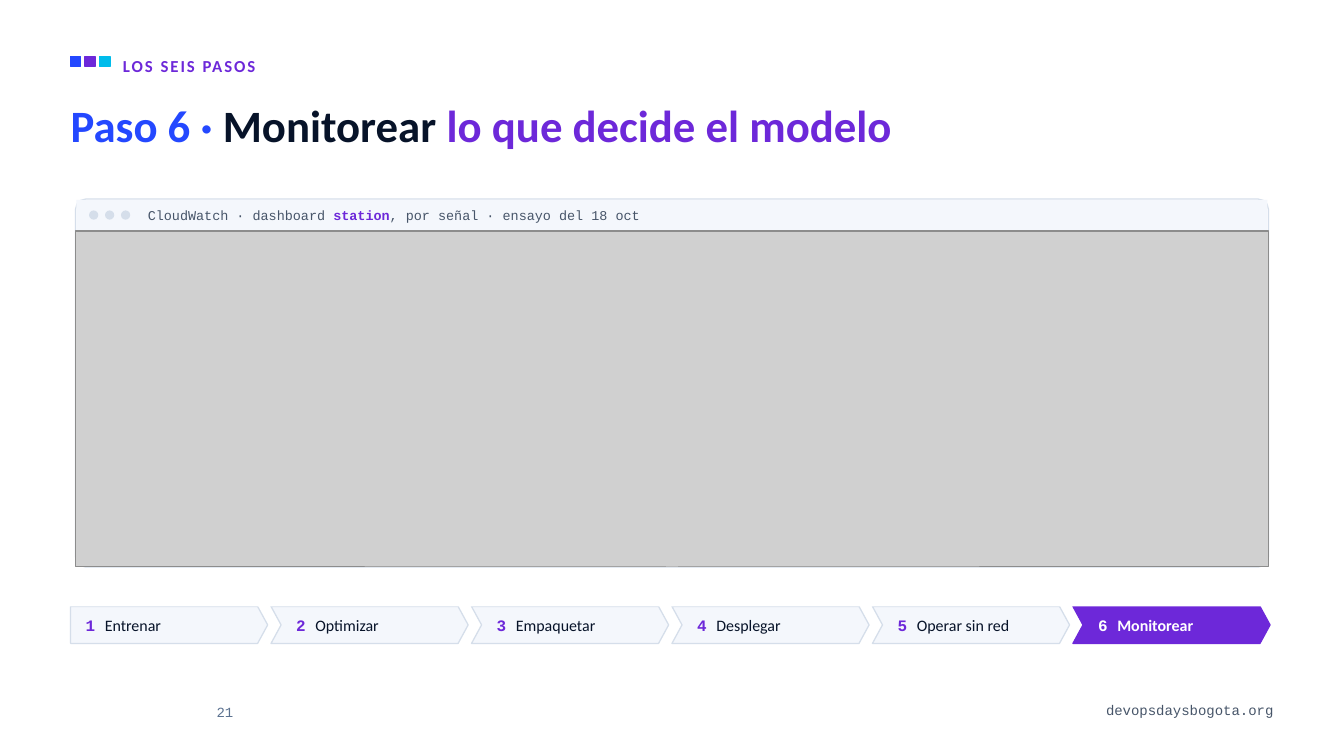
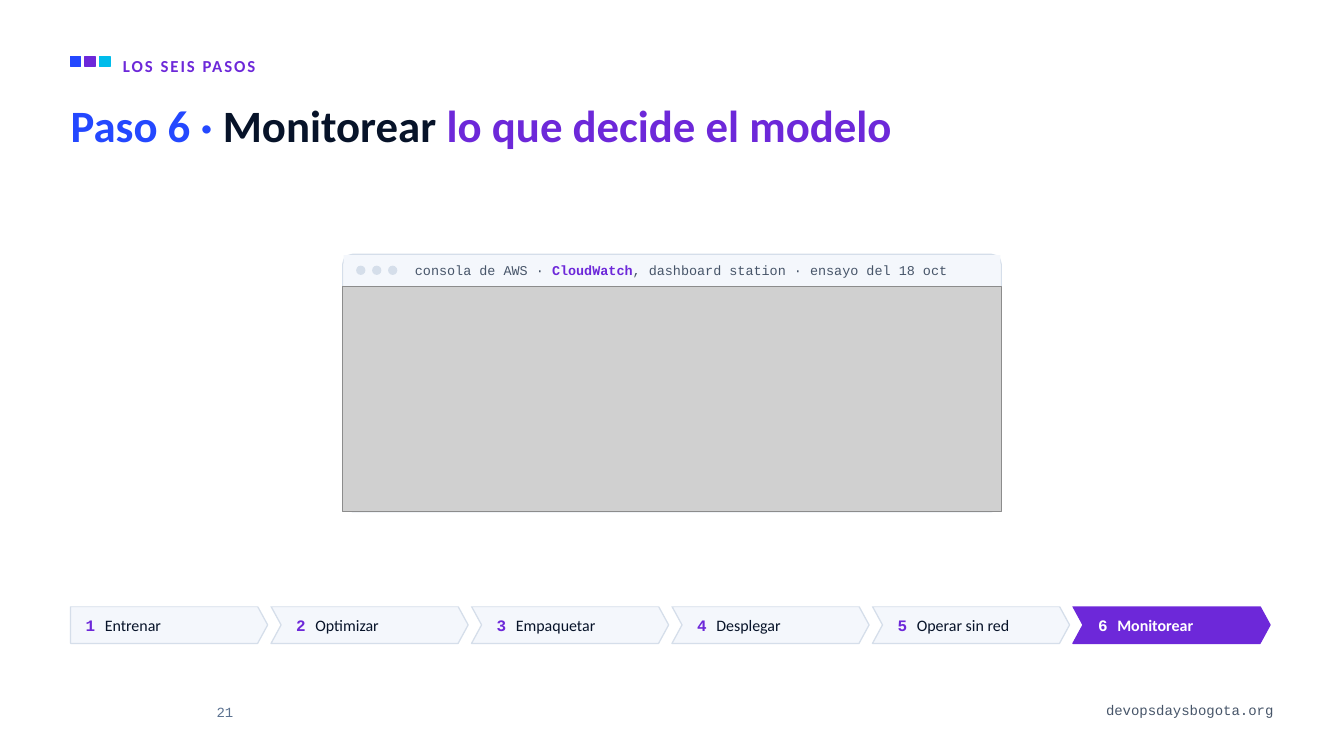
Before and after one commit to alejandro945/mlops-a-ciegas, a slide deck: slide 21 of talk/MLOps-a-ciegas-DevOpsDays-Bogota-2026.pptx. Drawn at 1344x756 pixels with LibreOffice and Linux fonts; fonts in the diff are those of the drawing; grey boxes stand for pictures; background and template pictures are left out. Boxes give left, top, right and bottom in pixels: in the first picture for what was removed or moved away, otherwise in the second. Text is boxed around its words. In the diff, an @@ line names an element or a change of style, - is before the commit and + after.

```diff
--- a/talk/MLOps-a-ciegas-DevOpsDays-Bogota-2026.pptx
+++ b/talk/MLOps-a-ciegas-DevOpsDays-Bogota-2026.pptx
@@ rounded rectangle: place and size @@
-rounded rectangle at <box>76,200,1268,568</box>
+rounded rectangle at <box>343,254,1001,511</box>
@@ rounded rectangle at <box>343,254,1001,511</box>: proportions changed @@
@@ rectangle: place and size @@
-rectangle at <box>77,200,1268,231</box>
+rectangle at <box>344,255,1001,286</box>
@@ 3 rounded rectangles: place and size @@
-3 rounded rectangles at <box>89,211,130,220</box>
+3 rounded rectangles at <box>356,266,397,275</box>
@@ text at <box>415,265,947,278</box>: text changed @@
-CloudWatch · dashboard station, por señal · ensayo del 18 oct
+consola de AWS · CloudWatch, dashboard station · ensayo del 18 oct
@@ picture: place and size @@
-picture at <box>76,231,1268,567</box>
+picture at <box>343,286,1001,512</box>
```
Also in this commit, not shown: 5 other slides changed, 11 other files.
